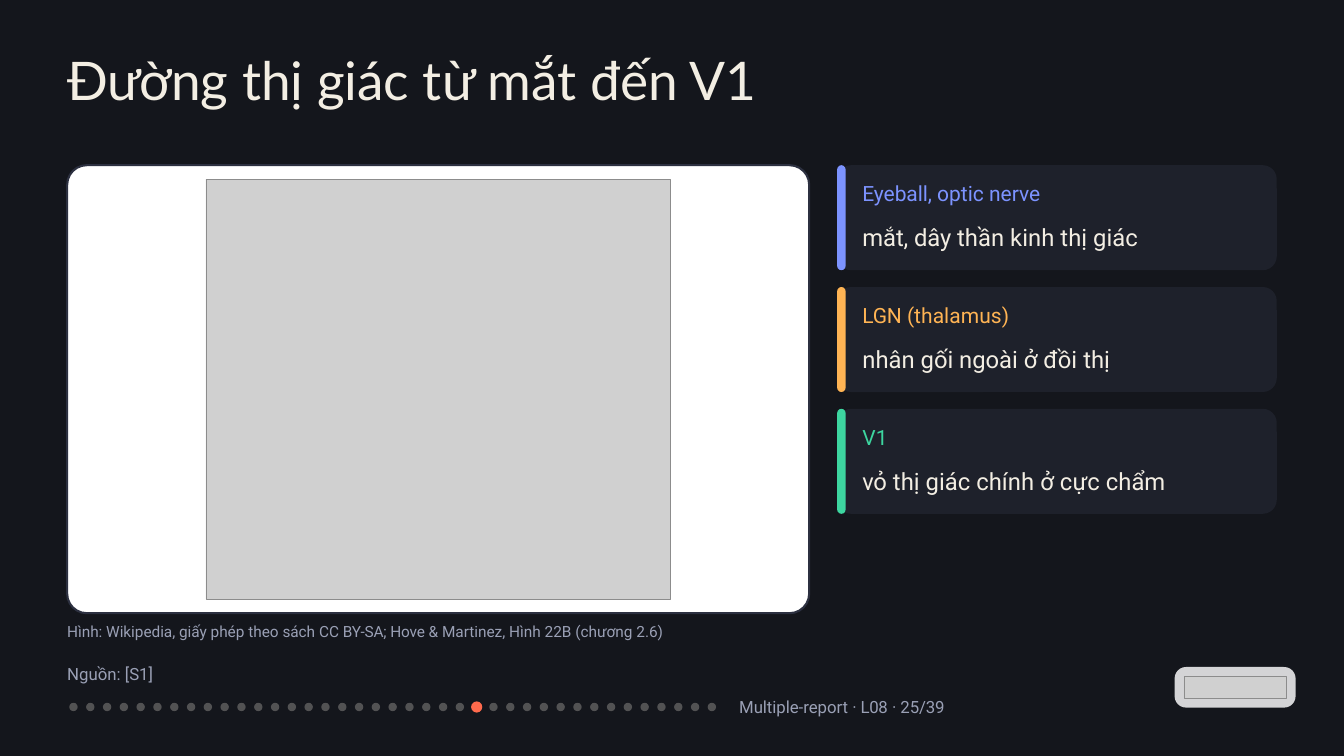
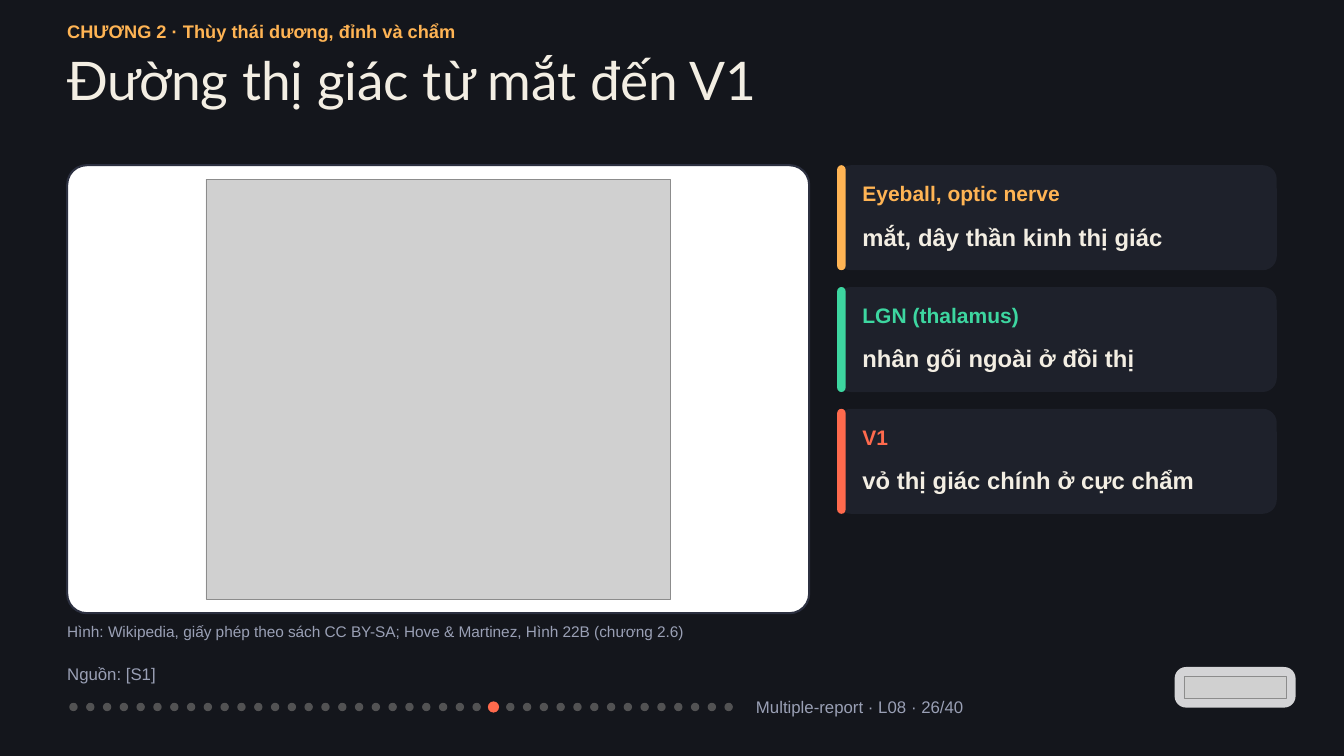
Before and after one commit to vohoailinh90/Multiple-report, a slide deck: slide 26 of lessons/L08/L08.pptx (slide 25 before the commit). Drawn at 1344x756 pixels with LibreOffice and Linux fonts; fonts in the diff are those of the drawing; grey boxes stand for pictures. Boxes give left, top, right and bottom in pixels: in the first picture for what was removed or moved away, otherwise in the second. Text is boxed around its words. In the diff, an @@ line names an element or a change of style, - is before the commit and + after.

```diff
--- a/lessons/L08/L08.pptx
+++ b/lessons/L08/L08.pptx
@@ text added at [67, 24, 456, 42], 19.5 pt, text #FFB454, bold @@
+CHƯƠNG 2 · Thùy thái dương, đỉnh và chẩm
@@ rounded rectangle at [837, 165, 845, 270]: fill #7C93FF to #FFB454 @@
@@ text "Eyeball, optic nerve" at [862, 185, 1060, 206]: font Roboto to Arial, text colour #7C93FF to #FFB454, bold on; letter spacing -0.1 to 0 pt in "Eyeball, nerve" @@
@@ text "mắt, dây thần kinh thị ..." at [862, 227, 1163, 251]: font Roboto to Arial, bold on; letter spacing -0.1 to 0 pt in "mắt, dây" @@
@@ rounded rectangle at [837, 287, 845, 392]: fill #FFB454 to #3DD6A0 @@
@@ text "LGN (thalamus)" at [862, 308, 1019, 327]: font Roboto to Arial, text colour #FFB454 to #3DD6A0, bold on; letter spacing -0.3 to 0 pt in "LGN" @@
@@ text "nhân gối ngoài ở đồi ..." at [862, 348, 1134, 372]: font Roboto to Arial, bold on; letter spacing -0.1 to 0 pt in "gối ngoài"; letter spacing 0.1 to 0 pt in "đồi" @@
@@ rounded rectangle at [837, 409, 845, 513]: fill #3DD6A0 to #FF6A4D @@
@@ text "V1" at [862, 430, 888, 445]: font Roboto to Arial, text colour #3DD6A0 to #FF6A4D, bold on @@
@@ text "vỏ thị giác chính ở ..." at [862, 470, 1194, 494]: font Roboto to Arial, bold on; letter spacing -0.3 to 0 pt in "vỏ"; letter spacing 0.1 to 0 pt in "cực" @@
@@ text "Hình: Wikipedia, giấy phép theo ..." at [67, 625, 683, 640]: font Roboto to Arial; letter spacing 0.1 to 0 pt in "CC"; letter spacing -0.1 to 0 pt in "BY-SA; Hove"; letter spacing 0 to -0.1 pt in "2.6)" @@
@@ text "Nguồn: [S1]" at [67, 667, 156, 684]: font Roboto to Arial @@
@@ ellipse: place and size @@
-ellipse at [489, 703, 497, 711]
+ellipse at [472, 703, 480, 711]
@@ ellipse: place and size @@
-ellipse at [471, 702, 482, 713]
+ellipse at [488, 702, 499, 713]
@@ ellipse added at [724, 703, 732, 711], fill #F3EEE3 at 28% opacity @@
@@ text at [756, 701, 963, 717]: text changed; font Roboto to Arial @@
-Multiple-report · L08 · 25/39
+Multiple-report · L08 · 26/40
```
Also in this commit, not shown: 38 other slides changed, 1 slide added, 1 other file.
